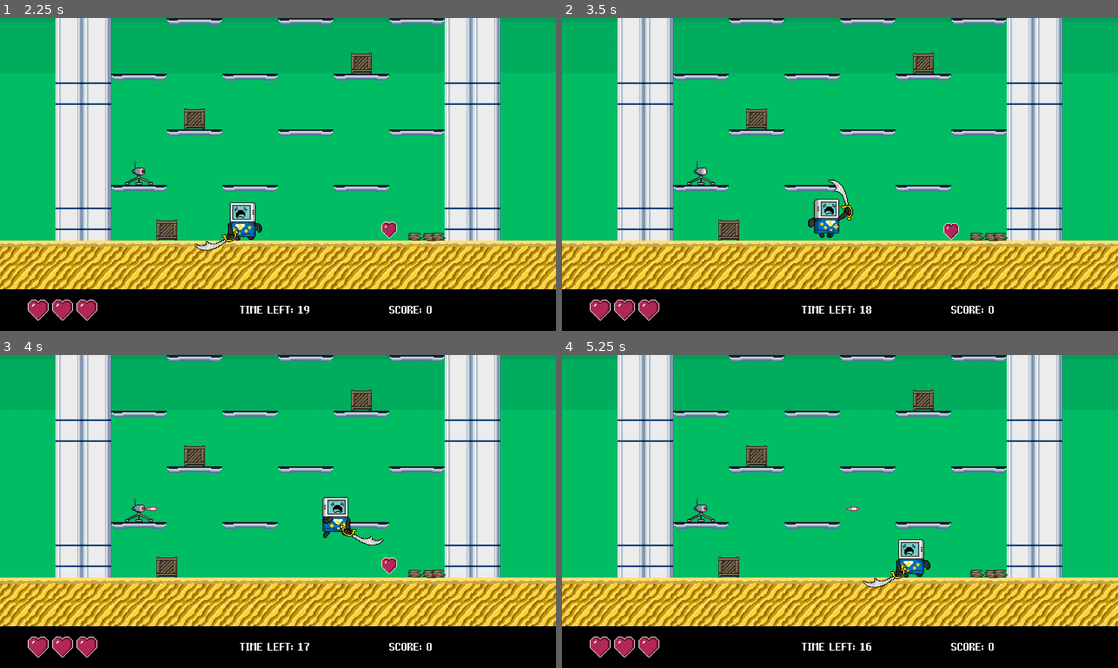
Above: before the commit, frames 1-4 (two rows, left to right).
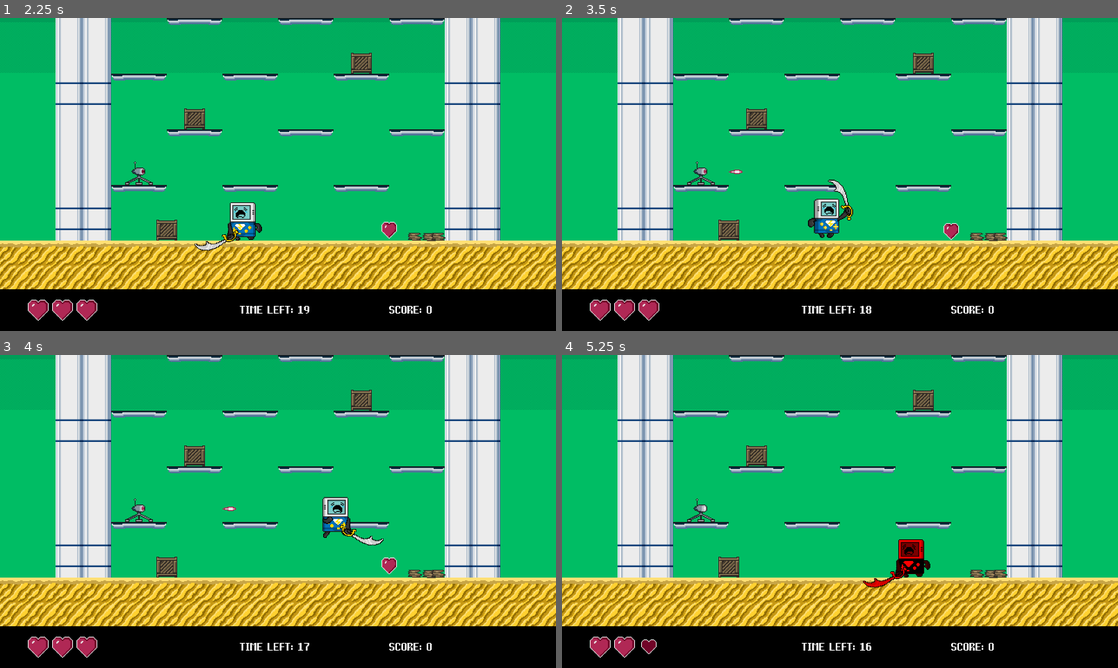
Above: after the commit, the same moments.

Repository: svntax/MetaBoyJam-2022
Game: Godot game, scene res://TitleScreen.tscn
The game is run twice, just before and just after one commit, with the same random seed, the same clock (stepped at 60 frames per second) and the same inputs. Sound files missing from this copy of the repository are replaced by a short silence.
Inputs:
- Up to frame 1 (2.25 s): click "Play" at 0.5 s; hold Right (move_right) from 1.28 s (still down); tap X (action) at 1.35, 2.1 s; tap Z (jump) at 1.52 s
- Up to frame 2 (3.5 s): tap Z (jump) at 2.27 s; release Right (move_right) at 2.78 s; hold Left (move_left) from 2.78 s (still down); tap X (action) at 2.85 s
- Up to frame 3 (4 s): release Left (move_left) at 3.53 s; hold Right (move_right) from 3.53 s (still down); tap X (action) at 3.6 s; tap Z (jump) at 3.77 s
- Up to frame 4 (5.25 s): tap X (action) at 4.35, 5.1 s; tap Z (jump) at 4.52 s; release Right (move_right) at 5.03 s; hold Left (move_left) from 5.03 s (still down)

Frame 1 is identical in both runs. In frame 2, less than 0.1% of the frame differs, in the area x 25-33%, y 48-50%; in frame 3, less than 0.1%; in frame 4, 0.8%, in the area x 13-67%, y 48-97%.

Commit message:
Added shoot and explode sounds for ground robot.

Diff:
--- a/Enemies/RobotGround/RobotGround.gd
+++ b/Enemies/RobotGround/RobotGround.gd
@@ -12,11 +12,17 @@
 onready var body = $Body
 onready var projectile_spawn = $Body/ProjectileSpawn
 
+onready var shoot_sound = $ShootSound
+onready var explode_sound = $ExplosionSound
+
+onready var alive = true
 onready var attack_cooldown = 1
 onready var direction = 1 # 1 = right, -1 = left
 
+onready var player = get_tree().get_nodes_in_group("Players")[0]
+
 func _ready():
-	attack_cooldown_timer.start(rand_range(1, 3))
+	attack_cooldown_timer.start(rand_range(1, 2))
 	if facing_left:
 		set_direction(-1)
 
@@ -29,25 +35,42 @@
 
 func take_damage(damage_data: Dictionary) -> void:
 	var source_obj = damage_data.get("source_object", null)
+	alive = false
 	call_deferred("destroy", source_obj)
 
 func destroy(source_obj) -> void:
 	# TODO: debris pieces
 	Globals.add_score(SCORE_VALUE)
-	queue_free()
+	collision_layer = 0
+	collision_mask = 0
+	body.hide()
+	explode_sound.play()
 
 func shoot() -> void:
 	animation_player.play("shoot")
+	shoot_sound.play()
+
 	var laser = LaserShot.instance()
 	laser.source_shooter = self # To prevent the laser from hitting this robot
 	laser.global_position = projectile_spawn.global_position
 	get_tree().get_root().get_node("Gameplay").add_child(laser)
 	laser.set_direction(direction)
 
+func can_shoot() -> bool:
+	if not alive:
+		return false
+
+	var dist = abs(player.global_position.y - global_position.y)
+	return dist <= 360
+
 func _on_TelegraphTimer_timeout():
-	shoot()
+	if can_shoot():
+		shoot()
 	attack_cooldown_timer.start(attack_cooldown)
 
 func _on_AttackCooldown_timeout():
 	animation_player.play("telegraph")
 	telegraph_timer.start()
+
+func _on_ExplosionSound_finished():
+	queue_free()
--- a/Enemies/RobotGround/RobotGround.tscn
+++ b/Enemies/RobotGround/RobotGround.tscn
@@ -1,7 +1,9 @@
-[gd_scene load_steps=9 format=2]
+[gd_scene load_steps=11 format=2]
 
 [ext_resource path="res://Enemies/RobotGround/robot_ground.png" type="Texture" id=1]
 [ext_resource path="res://Enemies/RobotGround/RobotGround.gd" type="Script" id=2]
+[ext_resource path="res://Enemies/laser_shoot.wav" type="AudioStream" id=3]
+[ext_resource path="res://Enemies/explosion_robot.wav" type="AudioStream" id=4]
 
 [sub_resource type="RectangleShape2D" id=1]
 extents = Vector2( 9, 10 )
@@ -103,5 +105,16 @@
 [node name="TelegraphTimer" type="Timer" parent="."]
 one_shot = true
 
+[node name="ShootSound" type="AudioStreamPlayer2D" parent="."]
+stream = ExtResource( 3 )
+volume_db = -12.0
+max_distance = 650.0
+
+[node name="ExplosionSound" type="AudioStreamPlayer2D" parent="."]
+stream = ExtResource( 4 )
+volume_db = -3.0
+max_distance = 670.0
+
 [connection signal="timeout" from="AttackCooldown" to="." method="_on_AttackCooldown_timeout"]
 [connection signal="timeout" from="TelegraphTimer" to="." method="_on_TelegraphTimer_timeout"]
+[connection signal="finished" from="ExplosionSound" to="." method="_on_ExplosionSound_finished"]
--- a/MetaBoy/MetaBoy.tscn
+++ b/MetaBoy/MetaBoy.tscn
@@ -450,11 +450,11 @@
 
 [node name="JumpSound" type="AudioStreamPlayer" parent="."]
 stream = ExtResource( 11 )
-volume_db = -10.0
+volume_db = -16.0
 
 [node name="Jump02Sound" type="AudioStreamPlayer" parent="."]
 stream = ExtResource( 10 )
-volume_db = -10.0
+volume_db = -16.0
 
 [node name="HurtSound" type="AudioStreamPlayer" parent="."]
 stream = ExtResource( 12 )
Not shown, added: Enemies/explosion_robot.wav.import
Not shown, added: Enemies/laser_shoot.wav.import
Not shown, added: Enemies/explosion_robot.wav
Not shown, added: Enemies/laser_shoot.wav
